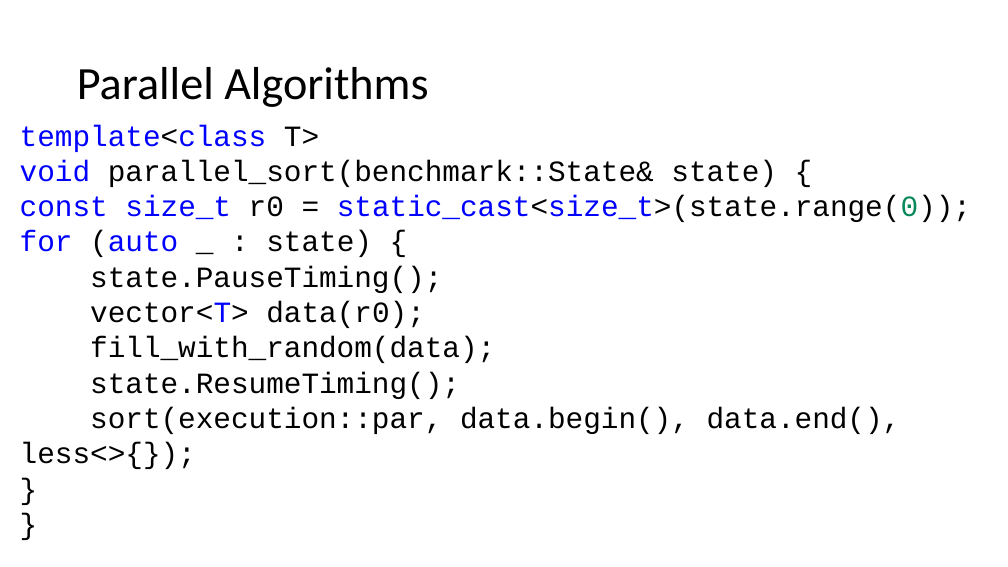
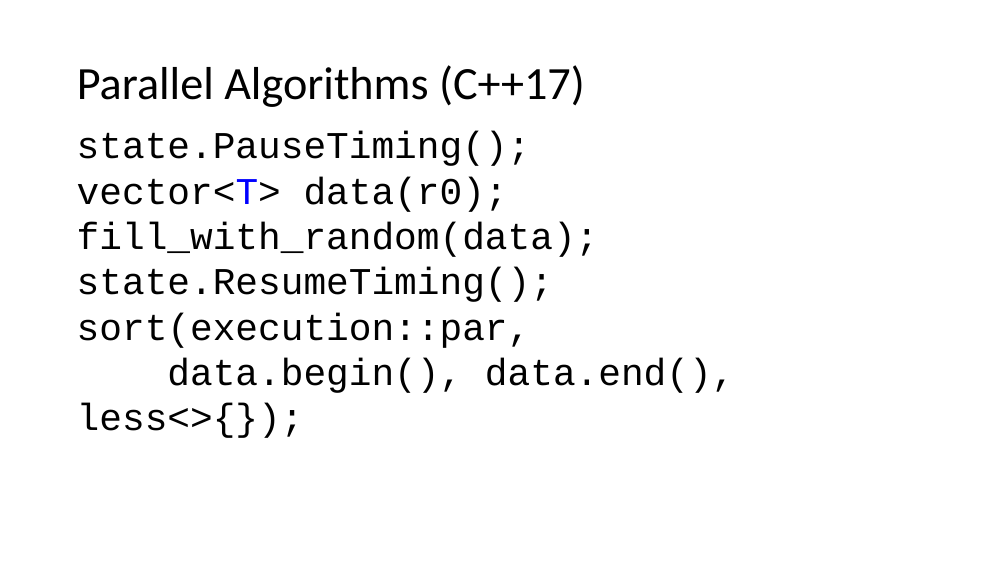
Before and after one commit to BillyONeal/14_cpp_features_in_40_minutes, a slide deck: slide 14 of Standard Library Little Things.pptx (slide 13 before the commit). Drawn at 1008x567 pixels with LibreOffice and Linux fonts; fonts in the diff are those of the drawing. Boxes give left, top, right and bottom in pixels: in the first picture for what was removed or moved away, otherwise in the second. Text is boxed around its words. In the diff, an @@ line names an element or a change of style, - is before the commit and + after.

```diff
--- a/Standard Library Little Things.pptx
+++ b/Standard Library Little Things.pptx
@@ title at [77,65,585,107]: text changed @@
-Parallel Algorithms
+Parallel Algorithms (C++17)
@@ text "state.PauseTiming();": place and size @@
-text "state.PauseTiming();" at [20,125,971,469]
+text "state.PauseTiming();" at [77,131,734,393]
@@ text at [20,125,971,257]: paragraphs removed @@
-template<class T>
-void parallel_sort(benchmark::State& state) {
-const size_t r0 = static_cast<size_t>(state.range(0));
-for (auto _ : state) {
@@ text at [77,131,599,302]: size 28 to 36 pt in "state.PauseTiming();", "vector<T> data(r0);", "fill_with_random(data);", "state.ResumeTiming();" @@
@@ text at [77,313,734,393]: text changed; size 28 to 36 pt @@
-sort(execution::par, data.begin(), data.end(), less<>{});
-}
-}
+sort(execution::par,
+data.begin(), data.end(), less<>{});
```
Also in this commit, not shown: 33 other slides changed, 1 slide added, 2 slides removed.
